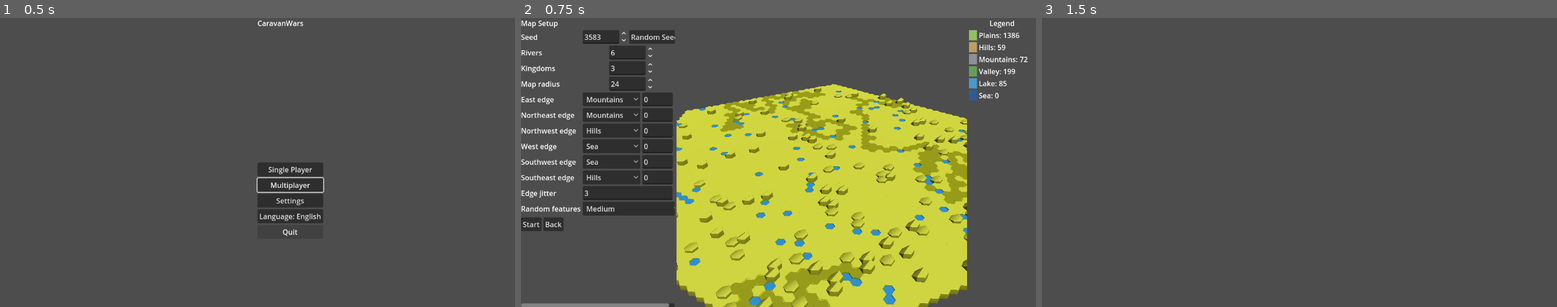
Above: before the commit, frames 1-3 (left to right).
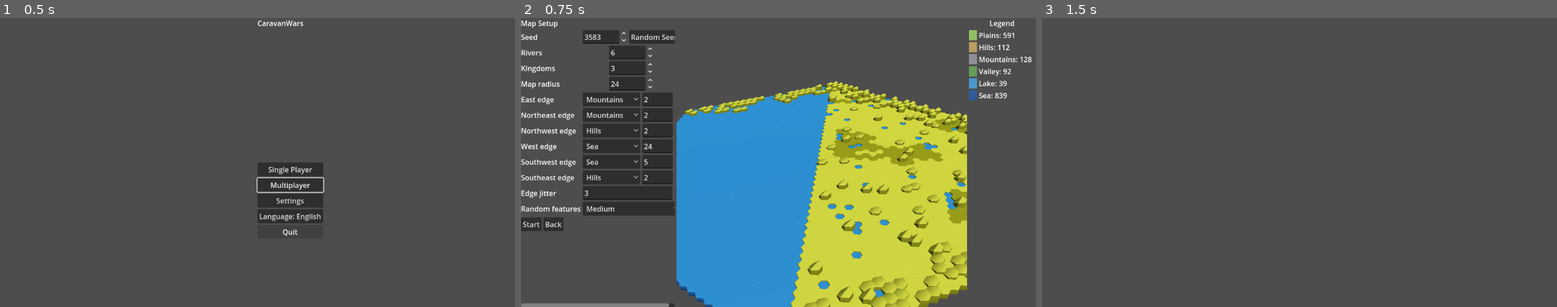
Above: after the commit, the same moments.

Repository: sepa79/CaravanWars
Game: Godot game, scene res://scenes/Main.tscn
Two runs of this game, one before a commit and one after it. Both use one fixed random seed, a clock stepped at 60 frames per second and the inputs below.
Inputs:
- Up to frame 1 (0.5 s): no input
- Up to frame 2 (0.75 s): click "Single Player" at 0.5 s
- Up to frame 3 (1.5 s): click "Start" at 1.25 s

Frame 1 is identical in both runs. In frame 2, 26% of the frame differs, in the area x 23-100%, y 5-100%; in frame 3, nothing differs.

Commit message:
fix: update default edge depths

Diff:
--- a/game/mapgen/HexMapConfig.gd
+++ b/game/mapgen/HexMapConfig.gd
@@ -29,6 +29,15 @@
 
 const DEFAULT_EDGE_TYPE := "plains"
 const DEFAULT_EDGE_WIDTH := 0
+
+const DEFAULT_EDGE_DEPTHS := {
+    "east": 2,
+    "north_east": 2,
+    "north_west": 2,
+    "west": 54,
+    "south_west": 5,
+    "south_east": 2,
+}
 
 const DEFAULT_EDGE_TERRAINS := {
     "east": "mountains",
@@ -107,9 +116,10 @@
 
 func get_edge_setting(edge_name: String) -> Dictionary:
     var sanitized := _sanitize_edge_settings(edge_settings)
+    var default_width := int(DEFAULT_EDGE_DEPTHS.get(edge_name, DEFAULT_EDGE_WIDTH))
     return sanitized.get(edge_name, {
         "type": DEFAULT_EDGE_TERRAINS.get(edge_name, DEFAULT_EDGE_TYPE),
-        "width": DEFAULT_EDGE_WIDTH,
+        "width": default_width,
     })
 
 func get_all_edge_settings() -> Dictionary:
@@ -135,7 +145,8 @@
         var terrain_type := String(entry.get("type", DEFAULT_EDGE_TERRAINS.get(edge_name, DEFAULT_EDGE_TYPE)))
         if not EDGE_TERRAIN_TYPES.has(terrain_type):
             terrain_type = DEFAULT_EDGE_TERRAINS.get(edge_name, DEFAULT_EDGE_TYPE)
-        var width_value := int(entry.get("width", DEFAULT_EDGE_WIDTH))
+        var default_width := int(DEFAULT_EDGE_DEPTHS.get(edge_name, DEFAULT_EDGE_WIDTH))
+        var width_value := int(entry.get("width", default_width))
         sanitized[edge_name] = {
             "type": terrain_type,
             "width": max(0, width_value),
Not shown, changed: CHANGELOG.md
